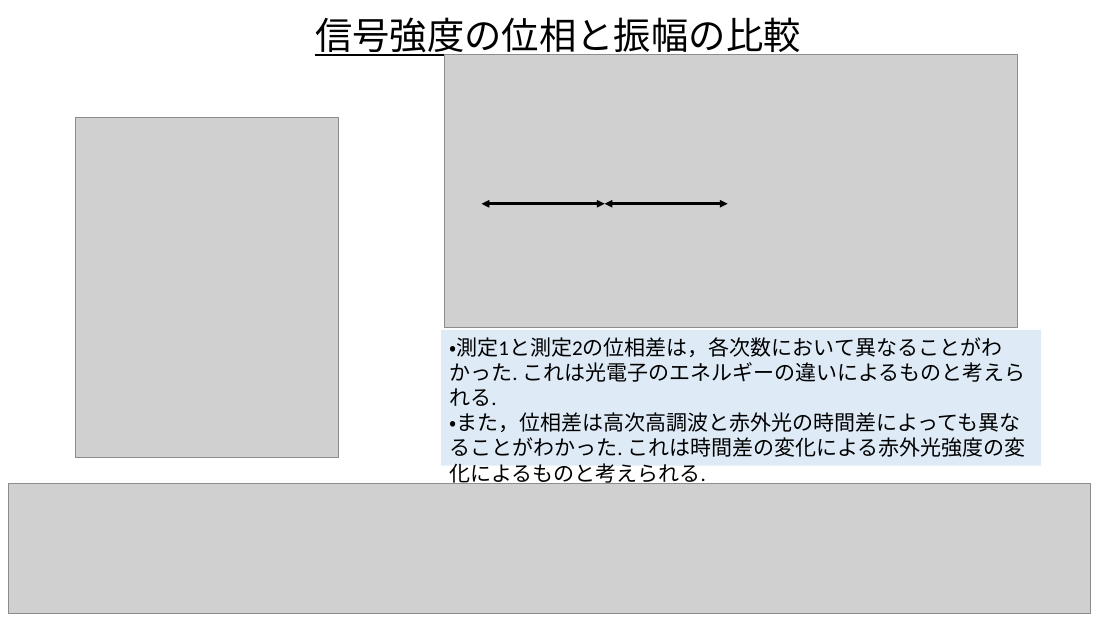
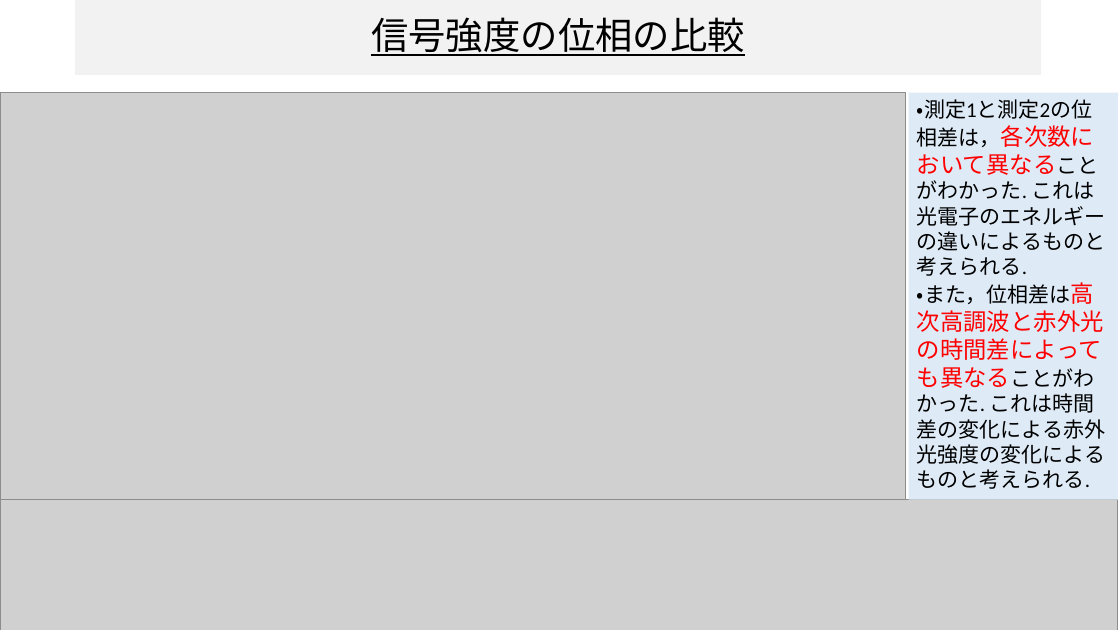
Before and after one commit to Appelingo/Data_Analyze, a slide deck: slide 7 of 河西_発表_0204.pptx. Drawn at 1120x630 pixels with LibreOffice and Linux fonts; fonts in the diff are those of the drawing; grey boxes stand for pictures. Boxes give left, top, right and bottom in pixels: in the first picture for what was removed or moved away, otherwise in the second. Text is boxed around its words. In the diff, an @@ line names an element or a change of style, - is before the commit and + after.

```diff
--- a/河西_発表_0204.pptx
+++ b/河西_発表_0204.pptx
@@ title "信号強度の位相の比較": place and size @@
-title "信号強度の位相の比較" at [315,17,800,59]
+title "信号強度の位相の比較" at [76,0,1042,75]
@@ title "信号強度の位相の比較" at [76,0,1042,75]: fill none to #F2F2F2 @@
@@ title at [371,17,744,56]: text changed @@
-信号強度の位相と振幅の比較
+信号強度の位相の比較
@@ picture removed at [445,55,1018,328] @@
@@ picture added at [0,92,906,500] @@
@@ picture removed at [76,118,339,458] @@
@@ rectangle "・測定1と測定2の位相差は，各次数において異なることがわかった. これは光電子のエネルギーの違いによるものと考えられる.": place and size @@
-rectangle "・測定1と測定2の位相差は，各次数において異なることがわかった. これは光電子のエネルギーの違いによるものと考えられる." at [441,330,1041,466]
+rectangle "・測定1と測定2の位相差は，各次数において異なることがわかった. これは光電子のエネルギーの違いによるものと考えられる." at [909,92,1118,500]
@@ rectangle "・測定1と測定2の位相差は，各次数において異なることがわかった. これは光電子のエネルギーの違いによるものと考えられる." at [909,92,1118,500]: size 18 to 20 pt, text colour #000000 to #FF0000 in "・測定1と測定2の位相差は，各次数において異なることがわかった.", "・また，位相差は高次高調波と赤外光の時間差によっても異なることがわかった." @@
@@ double arrow removed from (481, 204) to (605, 204) @@
@@ double arrow removed from (605, 204) to (728, 204) @@
@@ picture: place and size @@
-picture at [9,484,1091,614]
+picture at [0,500,1118,630]
```
Also in this commit, not shown: 12 other slides changed, 9 slides added, 9 slides removed, 9 other files.
